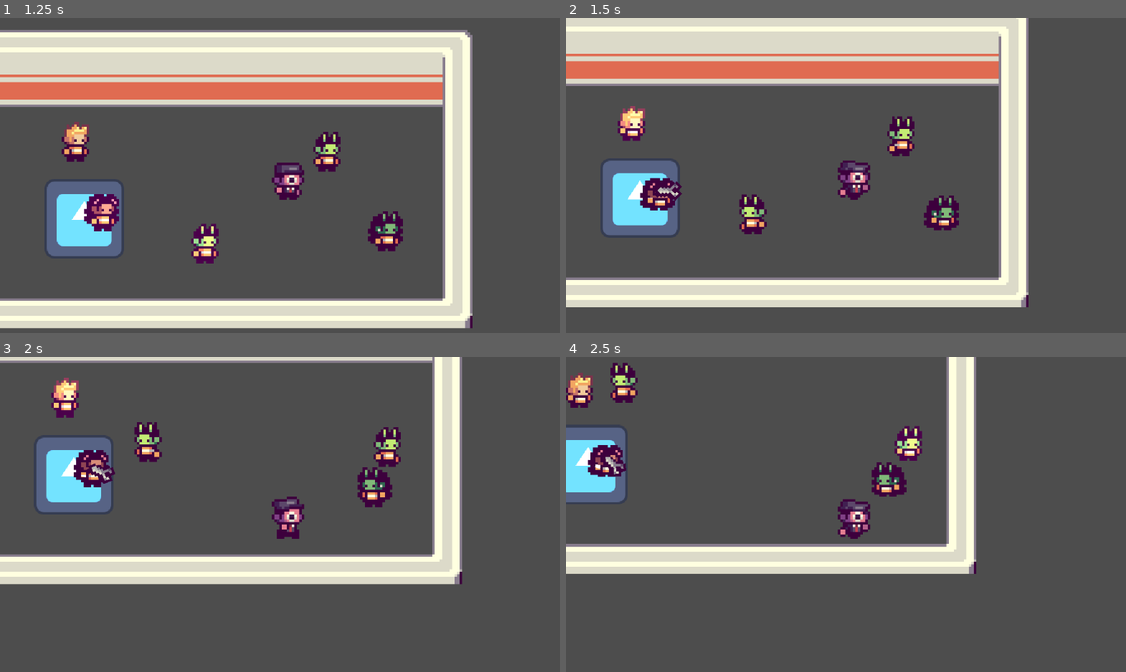
Above: before the commit, frames 1-4 (two rows, left to right).
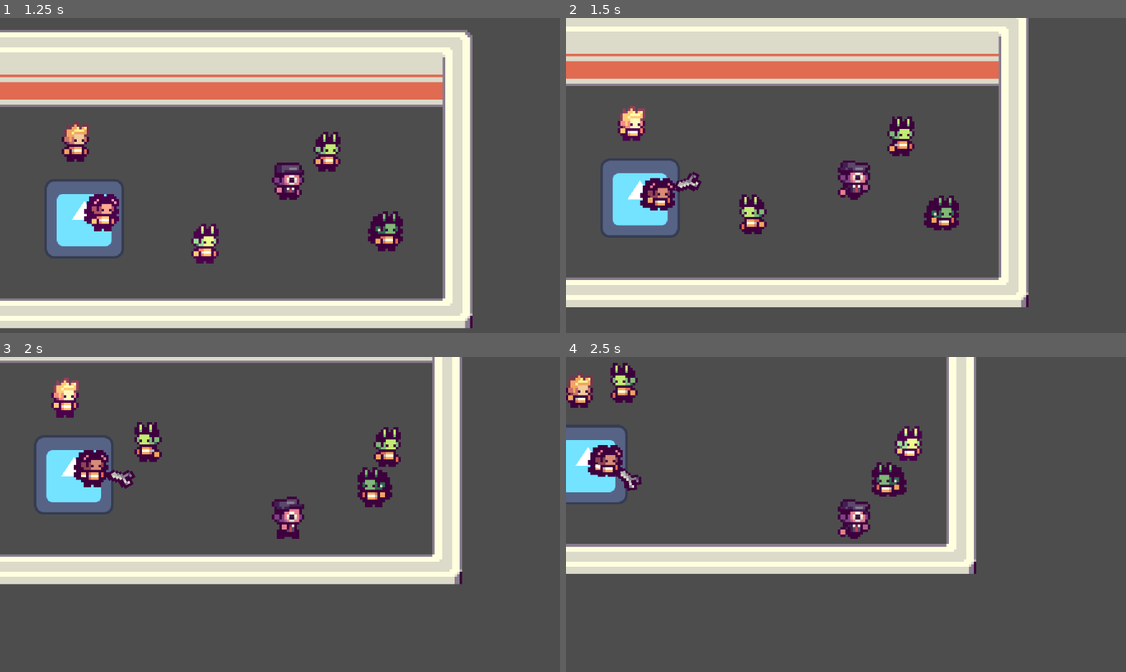
Above: after the commit, the same moments.

Repository: EEGAR1/summer-game-jam
Game: Godot game, scene res://scenes/main.tscn
Two runs of this game, one before a commit and one after it. Both use one fixed random seed, a clock stepped at 60 frames per second and the inputs below. The engine's default icon, where the game draws it, is replaced by a stand-in: a white triangle on a blue panel in a dark square.
Inputs (mouse positions are in pixels of both pictures, inside the frame that each line leads up to):
- Up to frame 1 (1.25 s): move the mouse to (184, 210) at 0.52 s; press the mouse at (184, 210) at 0.53 s; hold D (move_right) from 0.53 s (still down)
- Up to frame 2 (1.5 s): move the mouse to (638, 140) at 1.27 s; release D (move_right) at 1.28 s; release the mouse at (638, 140) at 1.28 s; hold S (move_down) from 1.28 s (still down); click (638, 140) at 1.35 s
- Up to frame 3 (2 s): keep holding S (move_down)
- Up to frame 4 (2.5 s): move the mouse to (952, 448) at 2.02 s; release S (move_down) at 2.03 s; press the mouse at (952, 448) at 2.03 s; hold D (move_right) from 2.03 s (still down)

Frame 1 is identical in both runs. In frame 2, 0.3% of the frame differs, in the area x 15-25%, y 48-59%; in frame 3, 0.3%; in frame 4, 0.3%.

Commit message:
Add new building animations and update action logic for direction handling

Diff:
--- a/scenes/actions/build_action.tscn
+++ b/scenes/actions/build_action.tscn
@@ -32,6 +32,33 @@
 "values": [-0.89011794]
 }
 
+[sub_resource type="Animation" id="Animation_whvqf"]
+length = 0.2
+tracks/0/type = "value"
+tracks/0/imported = false
+tracks/0/enabled = true
+tracks/0/path = NodePath("Sprite2D:rotation")
+tracks/0/interp = 2
+tracks/0/loop_wrap = true
+tracks/0/keys = {
+"times": PackedFloat32Array(0, 0.2),
+"transitions": PackedFloat32Array(1, 1),
+"update": 0,
+"values": [-1.136209343048309, -3.6163223]
+}
+tracks/1/type = "value"
+tracks/1/imported = false
+tracks/1/enabled = true
+tracks/1/path = NodePath("Sprite2D:visible")
+tracks/1/interp = 1
+tracks/1/loop_wrap = true
+tracks/1/keys = {
+"times": PackedFloat32Array(0),
+"transitions": PackedFloat32Array(1),
+"update": 1,
+"values": [true]
+}
+
 [sub_resource type="Animation" id="Animation_vt3ao"]
 resource_name = "building"
 length = 0.2
@@ -57,13 +84,14 @@
 "times": PackedFloat32Array(0, 0.2),
 "transitions": PackedFloat32Array(1, 1),
 "update": 0,
-"values": [-0.1186823891356146, 1.6493361431346414]
+"values": [-0.6946410422937433, 1.6493361431346414]
 }
 
 [sub_resource type="AnimationLibrary" id="AnimationLibrary_2bwc4"]
 _data = {
 &"RESET": SubResource("Animation_57bkj"),
-&"building": SubResource("Animation_vt3ao")
+&"buildingLeft": SubResource("Animation_whvqf"),
+&"buildingRight": SubResource("Animation_vt3ao")
 }
 
 [node name="BuildAction" type="Node2D" unique_id=1576697744]
@@ -78,6 +106,7 @@
 visible = false
 rotation = -0.89011794
 texture = ExtResource("2_whvqf")
+offset = Vector2(6.2566605, -5.4101553)
 
 [node name="AnimationPlayer" type="AnimationPlayer" parent="Sprite2D" unique_id=717894620]
 root_node = NodePath("../..")
--- a/scripts/build_action.gd
+++ b/scripts/build_action.gd
@@ -20,8 +20,7 @@
 		set_action()
 
 func _while_acting(delta : float):
-	animation_player.play("building")
-	sprite_2d.flip_h = parent.icon.flip_h
+	animation_player.play("buildingLeft" if parent.icon.flip_h else "buildingRight")
 
 	if overlp == []:	remove_action()
 
